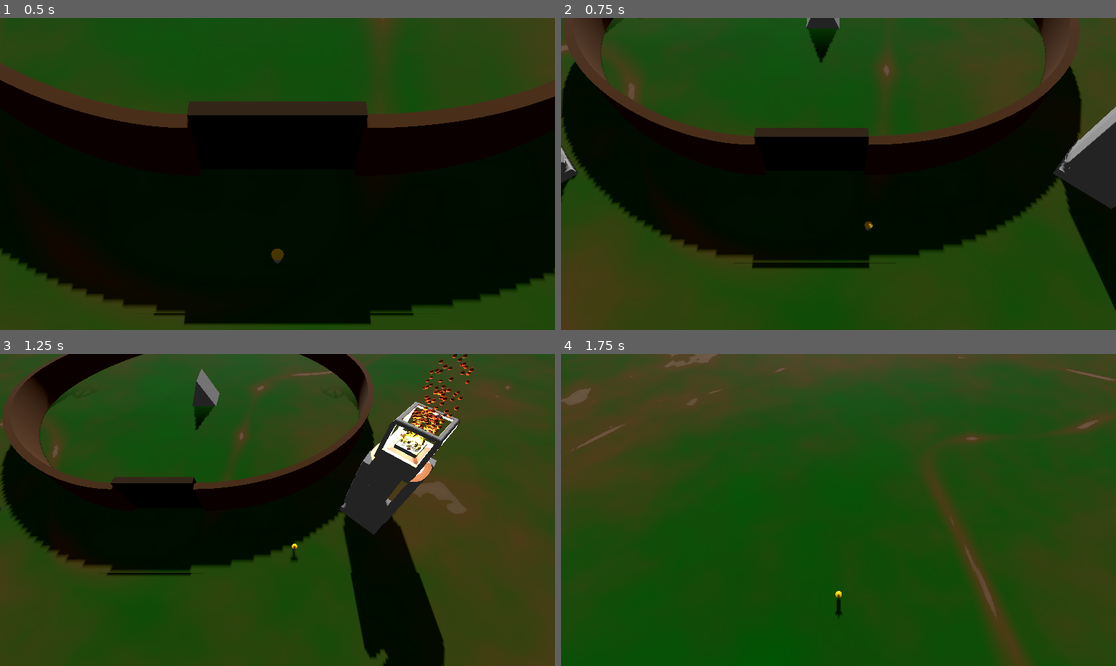
Above: before the commit, frames 1-4 (two rows, left to right).
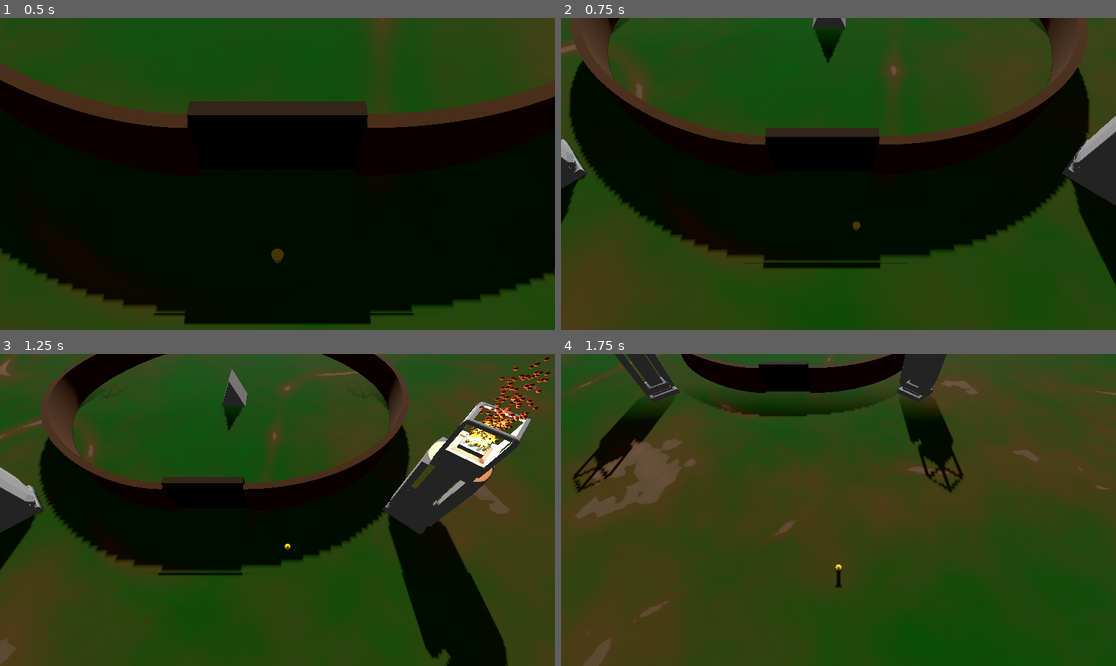
Above: after the commit, the same moments.

Repository: AngryCyboot/LD55
Game: Godot game, scene res://Main.tscn
The game is run twice, just before and just after one commit, with the same random seed, the same clock (stepped at 60 frames per second) and the same inputs.
Inputs (mouse positions are in pixels of both pictures, inside the frame that each line leads up to):
- Up to frame 1 (0.5 s): no input
- Up to frame 2 (0.75 s): tap Enter (ui_accept) at 0.5 s; move the mouse to (960, 158) at 0.52 s; hold D (East) from 0.53 s (still down); hold Space (Context) from 0.53 s (still down); click (960, 158) at 0.67 s
- Up to frame 3 (1.25 s): keep holding D (East); keep holding Space (Context); tap Enter (ui_accept) at 0.77 s
- Up to frame 4 (1.75 s): move the mouse to (727, 525) at 1.27 s; release D (East) at 1.28 s; release Space (Context) at 1.28 s; hold S (South) from 1.28 s (still down); tap Shift (Dash) at 1.35 s; tap Enter (ui_accept) at 1.52 s

Frame 1 is identical in both runs. In frame 2, 6.8% of the frame differs, in the area x 0-100%, y 0-94%; in frame 3, 34%; in frame 4, 60%, in the area x 0-100%, y 0-100%.

Commit message:
Remove delta on velocity changement during char process

Diff:
--- a/Character/Char.gd
+++ b/Character/Char.gd
@@ -1,9 +1,9 @@
 extends CharacterBody3D
 
-@export var movement_speed : float = 3000
+@export var movement_speed : float = 30
 @export var dash_time : float = 0.2
 @export var dash_cooldown_time : float = 1.0
-@export var dash_speed : float = 15
+@export var dash_speed : float = 10
 @export var dash_sound : AudioStreamPlayer3D
 @export var circle_sound : AudioStreamPlayer3D
 @export var death_sound : AudioStreamPlayer3D
@@ -32,7 +32,7 @@
 		#Dash time ends, reset velocity
 		if timer >= dash_time:
 			var char_input : Vector2 = Input.get_vector("West", "East", "North", "South")
-			velocity = Vector3(char_input.x,0,char_input.y)*delta*movement_speed
+			velocity = Vector3(char_input.x,0,char_input.y)*movement_speed
 		#Cooldown ok ? Enable dash
 		if cooldown_timer >= dash_cooldown_time:
 			ready_to_dash = true
